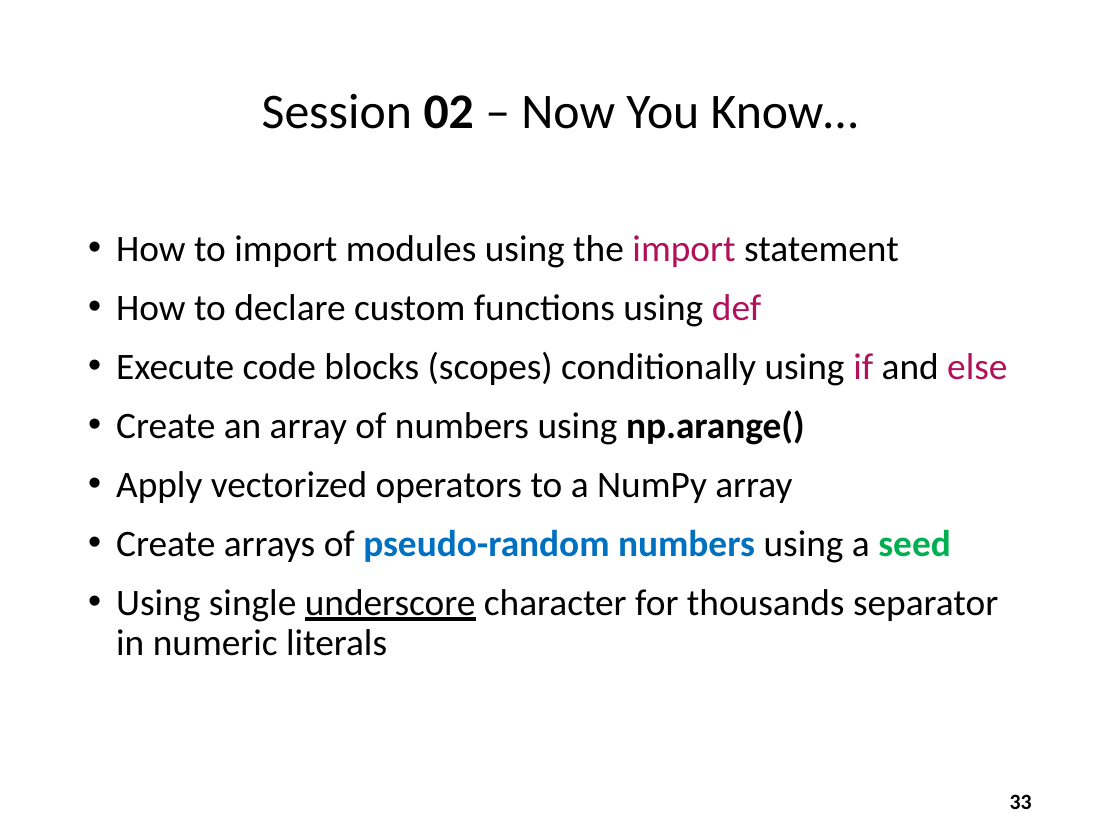
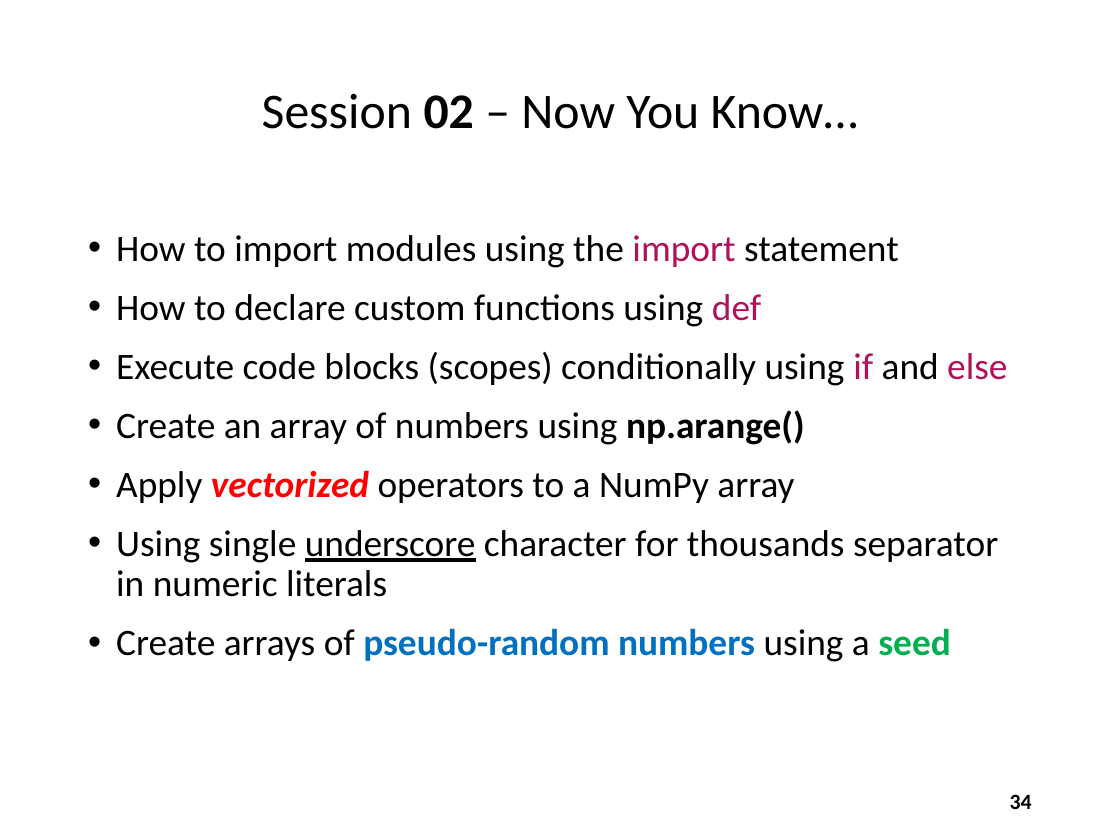
Before and after one commit to dbiersach/csi-spark-prep, a slide deck: slide 34 of slides/Session 02 - Arrays and Algorithms/Session 02 - Arrays and Algorithms.pptx (slide 33 before the commit). Drawn at 1120x840 pixels with LibreOffice and Linux fonts; fonts in the diff are those of the drawing. Boxes give left, top, right and bottom in pixels: in the first picture for what was removed or moved away, otherwise in the second. Text is boxed around its words. In the diff, an @@ line names an element or a change of style, - is before the commit and + after.

```diff
--- a/slides/Session 02 - Arrays and Algorithms/Session 02 - Arrays and Algorithms.pptx
+++ b/slides/Session 02 - Arrays and Algorithms/Session 02 - Arrays and Algorithms.pptx
@@ text at (x1=116, y1=470, x2=794, y2=503): text colour #000000 to #FF0000, bold on, italic on in "vectorized" @@
@@ text at (x1=116, y1=530, x2=998, y2=597): paragraph added @@
+• Using single underscore character for thousands separator in numeric literals
@@ text at (x1=116, y1=589, x2=998, y2=656): paragraph removed @@
-• Using single underscore character for thousands separator in numeric literals
@@ page number at (x1=1010, y1=794, x2=1032, y2=809): text changed @@
-33
+34
```
Also in this commit, not shown: 4 other slides changed, 1 slide added.
